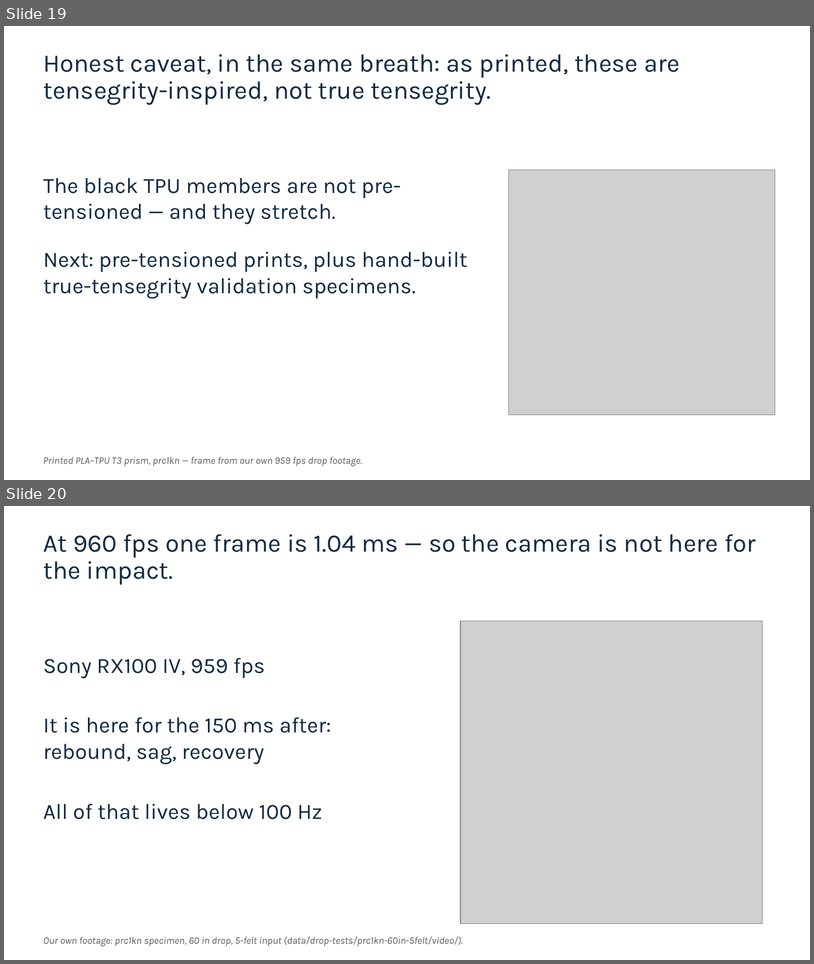
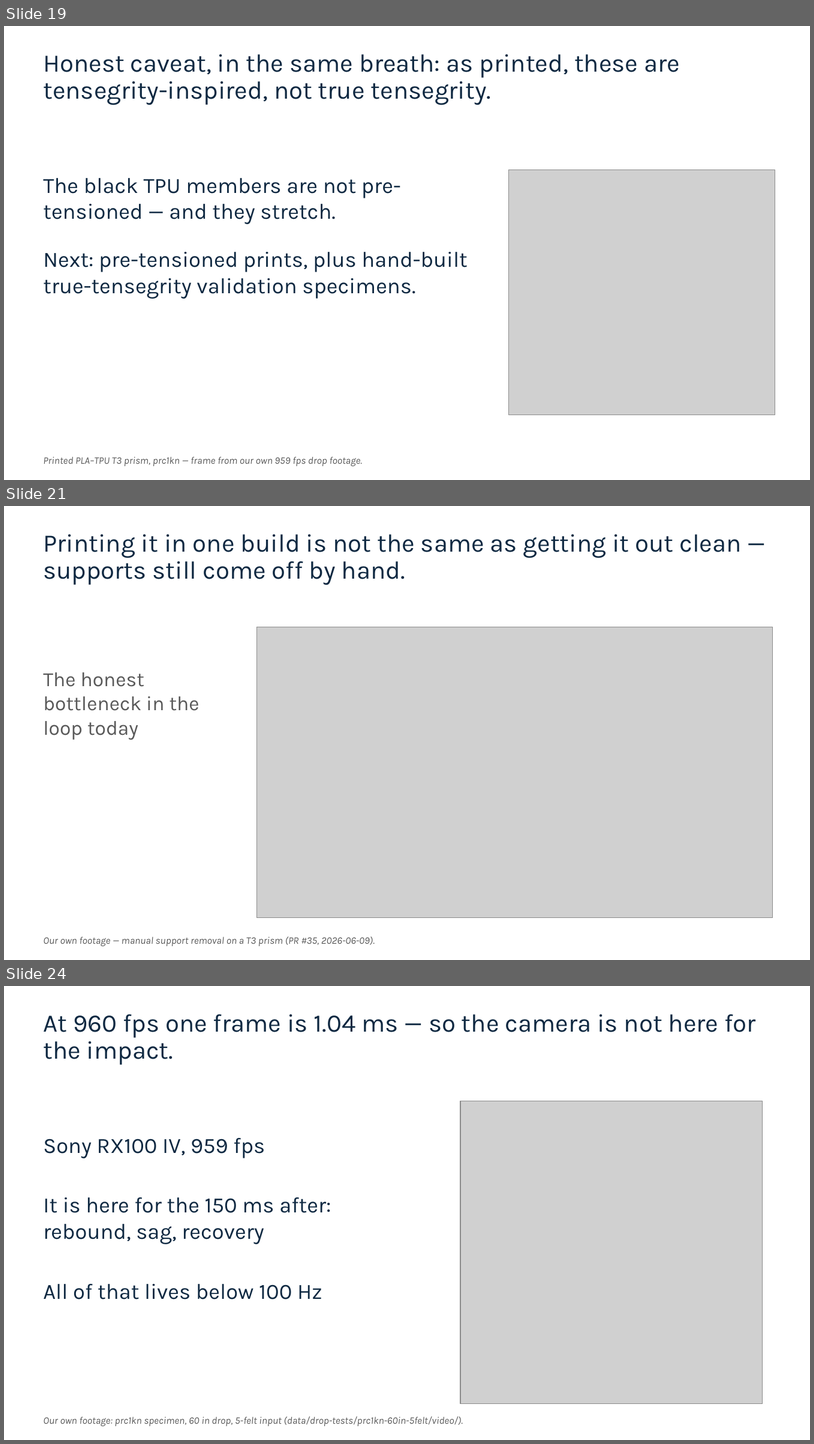
Before and after one commit to vertical-cloud-lab/tensegrity-optimization, a slide deck: presentation/Slide Decks/IDETC Supplement Slides (BO block + gap + video + accel).pptx. Shown one above the other, each under a label of ours: slides 19 and 20 before the commit, slides 19, 21 and 24 after it; the slides between them are not shown. The pictures are 814x964 and 814x1444 pixels, drawn with LibreOffice and Linux fonts; fonts in the diff are those of the drawing; grey boxes stand for pictures. Boxes give left, top, right and bottom in pixels: in the first picture for what was removed or moved away, otherwise in the second. Text is boxed around its words. In the diff, an @@ line names an element or a change of style, - is before the commit and + after.

```diff
--- a/presentation/Slide Decks/IDETC Supplement Slides (BO block + gap + video + accel).pptx
+++ b/presentation/Slide Decks/IDETC Supplement Slides (BO block + gap + video + accel).pptx
@@ slide 21 added at box(4, 506, 810, 960), background #FFFFFF @@
@@ title added at box(43, 534, 742, 585), 30 pt, text #0E2841 @@
+Printing it in one build is not the same as getting it out clean — supports still come off by hand.
@@ picture added at box(257, 627, 773, 918) @@
@@ text added at box(43, 672, 200, 739), 24 pt, text #595959 @@
+The honest bottleneck in the loop today
@@ text added at box(43, 936, 375, 946), 12 pt, text #595959, italic @@
+Our own footage — manual support removal on a T3 prism (PR #35, 2026-06-09).
@@ what was slide 20 is now slide 24 @@
```
Also in this commit, not shown: 2 slides changed, 9 other slides added, 55 other files.
